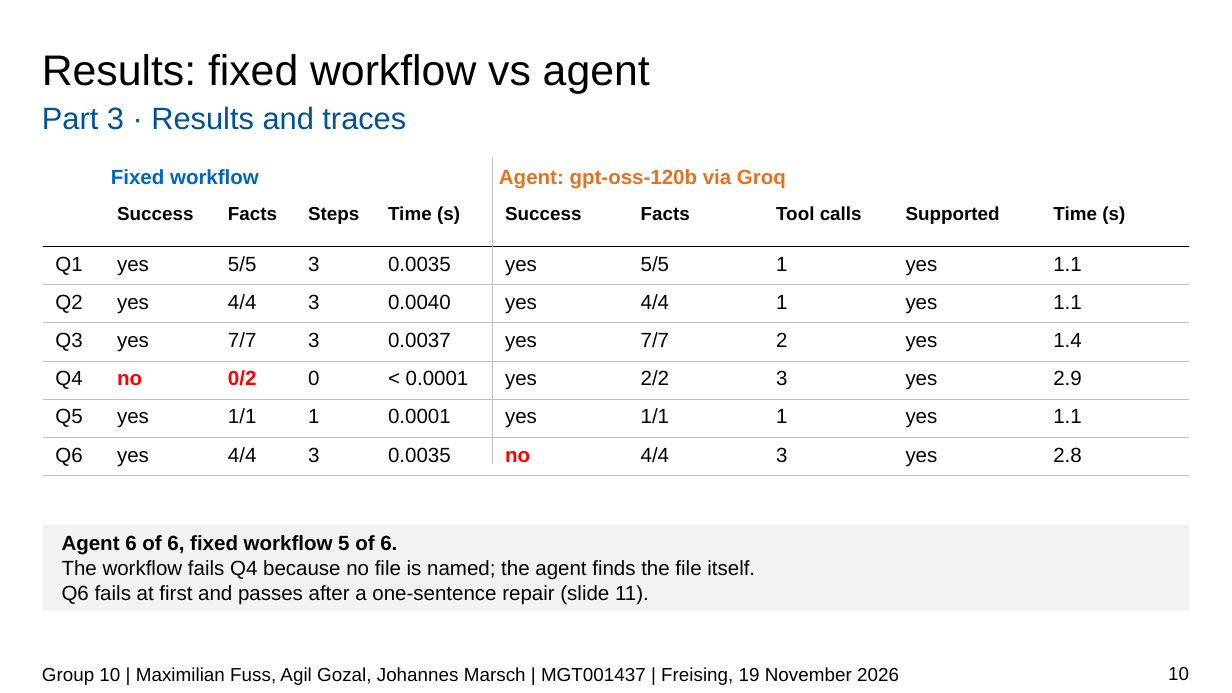
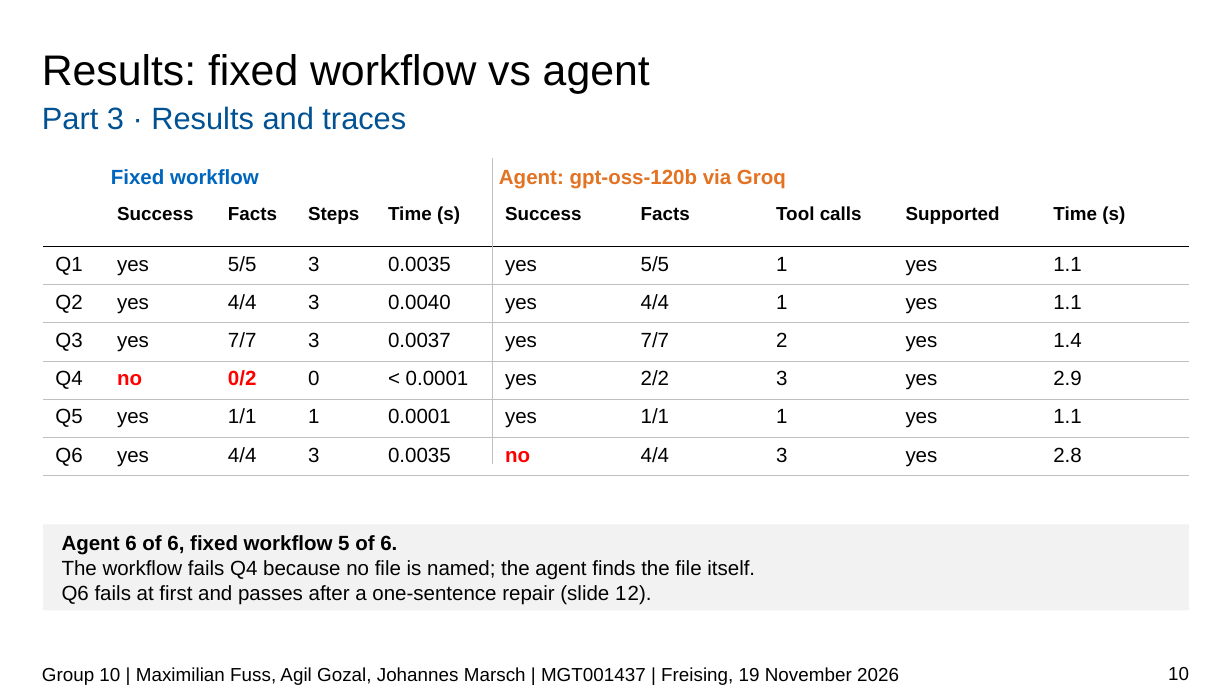
Before and after one commit to JPMarsch/Python_Group_10, a slide deck: slide 10 of presentation/G10_presentation.pptx. Drawn at 1232x693 pixels with LibreOffice and Linux fonts; fonts in the diff are those of the drawing; background and template pictures are left out. Boxes give left, top, right and bottom in pixels: in the first picture for what was removed or moved away, otherwise in the second. Text is boxed around its words. In the diff, an @@ line names an element or a change of style, - is before the commit and + after.

```diff
--- a/presentation/G10_presentation.pptx
+++ b/presentation/G10_presentation.pptx
@@ text in rectangle at (x1=62, y1=535, x2=755, y2=605): text changed @@
-Agent 6 of 6, fixed workflow 5 of 6.
-The workflow fails Q4 because no file is named; the agent finds the file itself.
-Q6 fails at first and passes after a one-sentence repair (slide 11).
+Agent 6 of 6, fixed workflow 5 of 6.
+The workflow fails Q4 because no file is named; the agent finds the file itself.
+Q6 fails at first and passes after a one-sentence repair (slide 12).
```
Also in this commit, not shown: 4 other slides changed.
